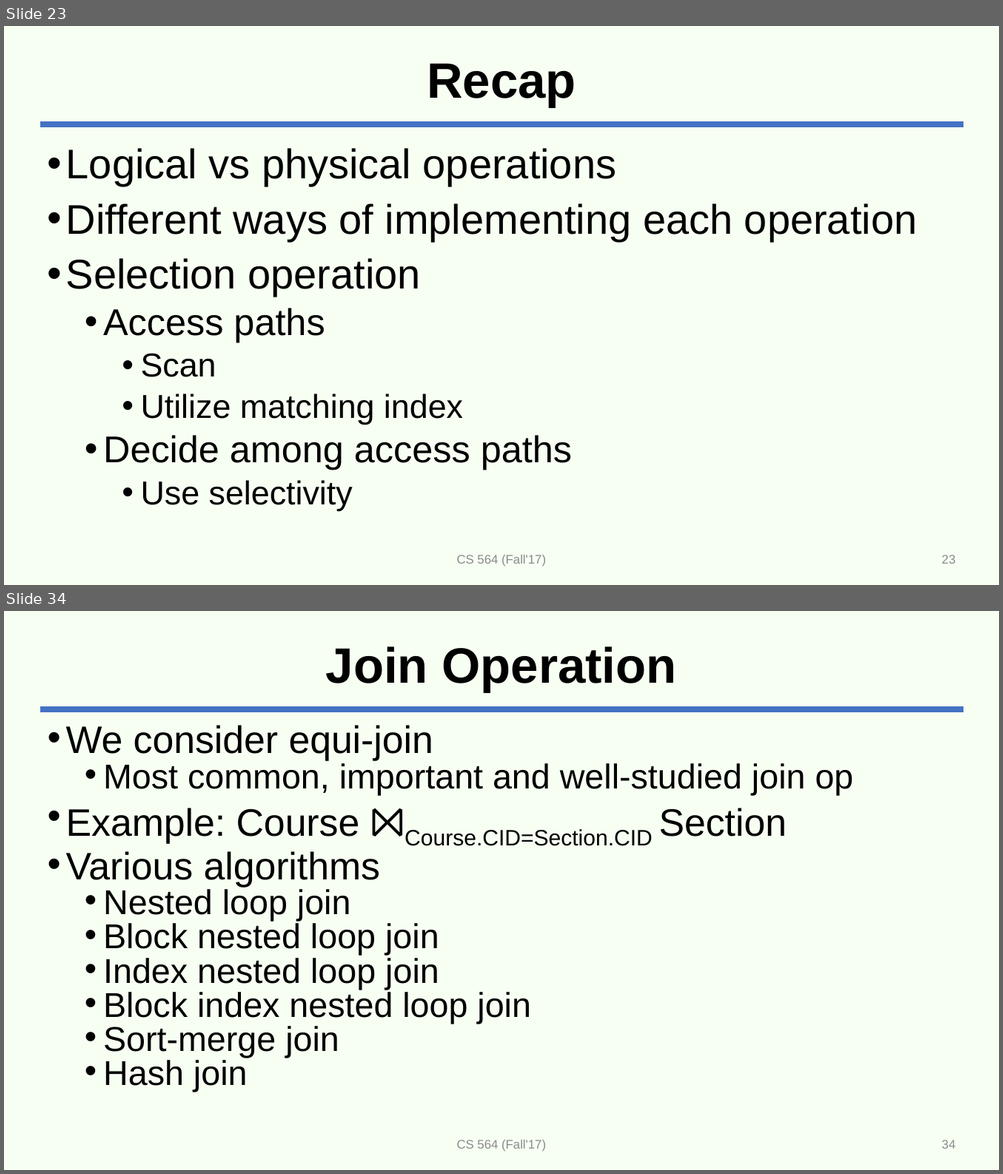
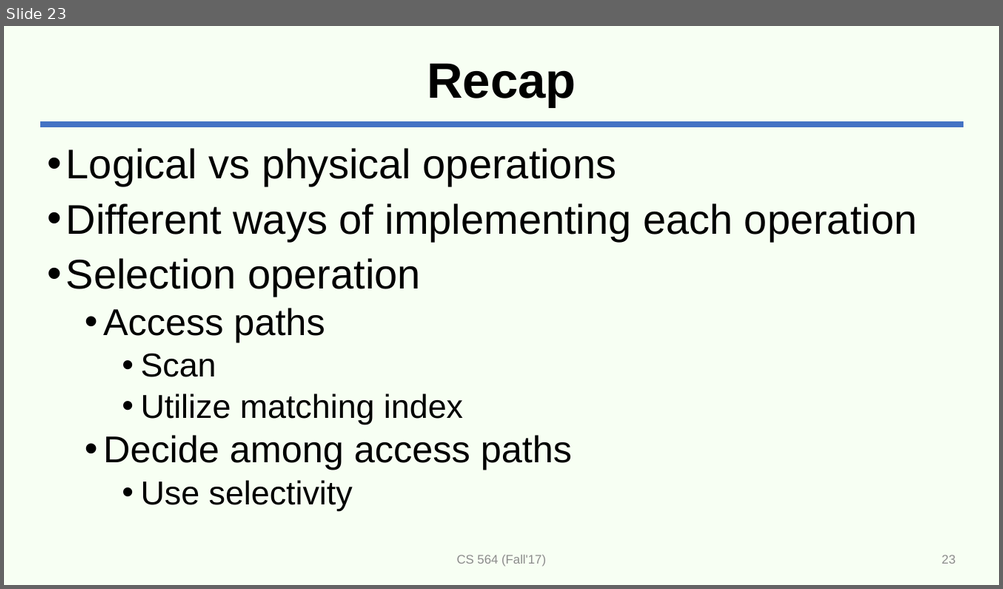
Before and after one commit to adelaneh/adelaneh.github.io, a slide deck: cs564_fall17/slides/lecture20-rel-ops.pptx. Shown one above the other, each under a label of ours: slides 23 and 34 before the commit, slide 23 after it; the slides between them are not shown. The pictures are 1003x1174 and 1003x589 pixels, drawn with LibreOffice and Linux fonts; fonts in the diff are those of the drawing. Boxes give left, top, right and bottom in pixels: in the first picture for what was removed or moved away, otherwise in the second. Text is boxed around its words. In the diff, an @@ line names an element or a change of style, - is before the commit and + after.

```diff
--- a/cs564_fall17/slides/lecture20-rel-ops.pptx
+++ b/cs564_fall17/slides/lecture20-rel-ops.pptx
@@ slide 34 removed at (4, 611, 999, 1170), background #E4FFD5 at 28% opacity; not listed: 1 template element that a slide beside it also shows @@
@@ title removed at (326, 647, 676, 692) @@
-Join Operation
@@ text removed at (66, 725, 854, 1092) @@
-• We consider equi-join
-  • Most common, important and well-studied join op
-• Example: Course ⨝Course.CID=Section.CID Section
-• Various algorithms
-  • Nested loop join
-  • Block nested loop join
-  • Index nested loop join
-  • Block index nested loop join
-  • Sort-merge join
-  • Hash join
@@ text removed at (457, 1140, 546, 1152) @@
-CS 564 (Fall'17)
@@ page number removed at (942, 1140, 956, 1149) @@
-34
```
Also in this commit, not shown: 1 slide changed, 11 other slides removed, 2 other files.
